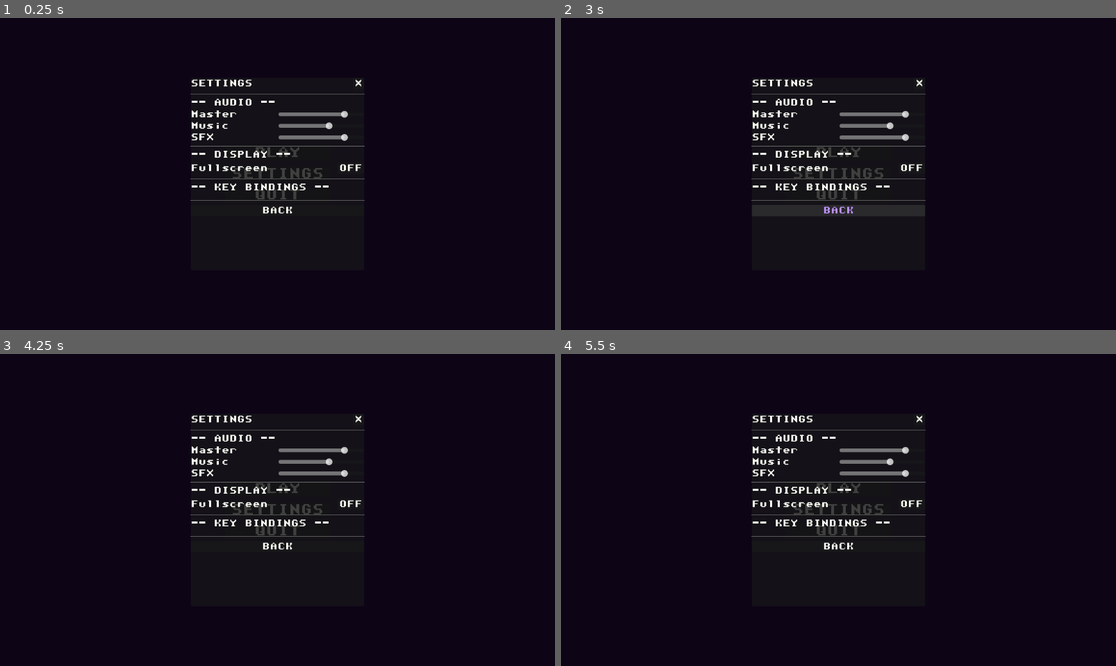
Above: before the commit, frames 1-4 (two rows, left to right).
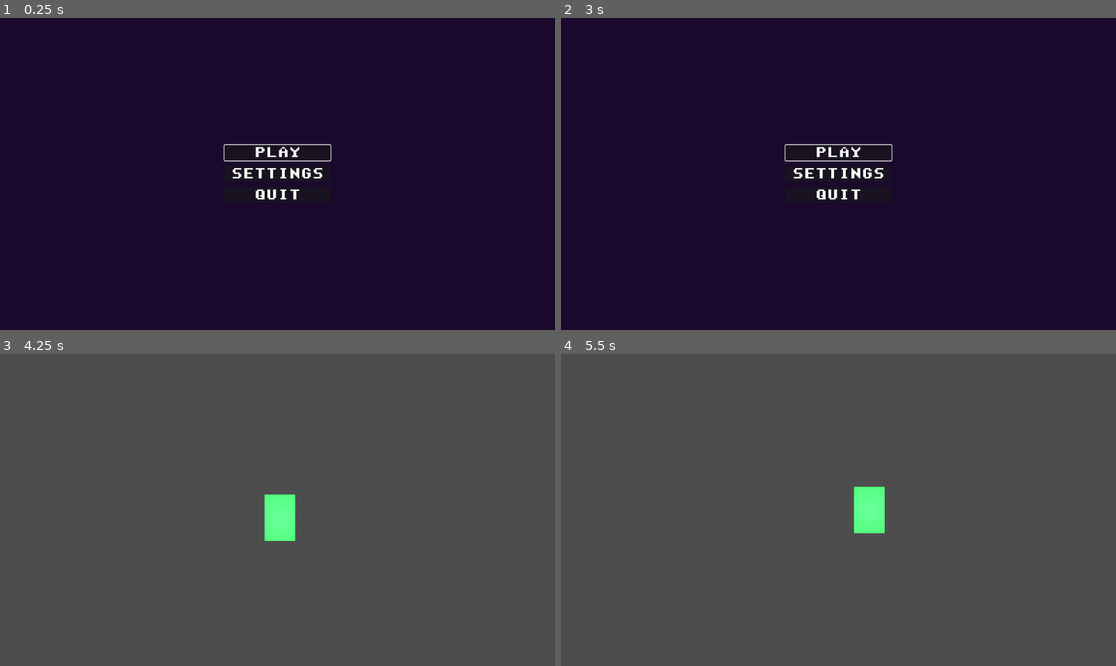
Above: after the commit, the same moments.

Repository: WMsans/top-down-rogue
Game: Godot game, scene res://scenes/ui/main_menu.tscn
Same seed, same stepped clock (60 frames per second), same inputs: the game is played once before the commit and once after it.
Inputs (mouse positions are in pixels of both pictures, inside the frame that each line leads up to):
- Up to frame 1 (0.25 s): no input
- Up to frame 2 (3 s): click "SETTINGS" at 0.5 s; click "X" at 1.25 s; click (910, 167) at 2 s, where only the run before the commit has a clickable "OFF"; click (838, 211) at 2.75 s, where only the run before the commit has a clickable "BACK"
- Up to frame 3 (4.25 s): click "PLAY" at 3.5 s
- Up to frame 4 (5.5 s): click (838, 488) at 4.25 s, where only the run before the commit has a clickable "PLAY"; move the mouse to (960, 494) at 5.02 s; hold D (move_right) from 5.03 s (still down); tap Z at 5.1 s; click (960, 494) at 5.17 s

The runs differ from the first frame. In frame 1, 2.5% of the frame differs, in the area x 34-66%, y 19-63%; in frame 2, 3.6%; in frame 3, 99%, in the area x 0-100%, y 0-100%; in frame 4, 99%.
Error before the commit: Invalid access to property or key 'value_changed' on a base object of type 'null instance'. (res://src/ui/settings_popup.gd:32)
Error after the commit: Cannot call method 'shader_create_from_spirv' on a null value. (res://src/core/compute_device.gd:28)

Commit message:
fix: add unique name access

Diff:
--- a/scenes/ui/main_menu.tscn
+++ b/scenes/ui/main_menu.tscn
@@ -24,7 +24,8 @@
 [node name="TitleSprite" type="Sprite2D" parent="." unique_id=1690448856]
 position = Vector2(576, 200)
 
-[node name="ButtonContainer" type="VBoxContainer" parent="." unique_name_access_owner=true unique_id=245531920]
+[node name="ButtonContainer" type="VBoxContainer" parent="." unique_id=245531920]
+unique_name_in_owner = true
 layout_mode = 1
 anchors_preset = 8
 anchor_left = 0.5
@@ -39,19 +40,25 @@
 grow_vertical = 2
 theme_override_constants/separation = 12
 
-[node name="PlayButton" type="Button" parent="ButtonContainer" unique_name_access_owner=true unique_id=31766559]
+[node name="PlayButton" type="Button" parent="ButtonContainer" unique_id=31766559]
+unique_name_in_owner = true
 layout_mode = 2
 theme_override_font_sizes/font_size = 24
 text = "PLAY"
 
-[node name="SettingsButton" type="Button" parent="ButtonContainer" unique_name_access_owner=true unique_id=405901494]
+[node name="SettingsButton" type="Button" parent="ButtonContainer" unique_id=405901494]
+unique_name_in_owner = true
 layout_mode = 2
 theme_override_font_sizes/font_size = 24
 text = "SETTINGS"
 
-[node name="QuitButton" type="Button" parent="ButtonContainer" unique_name_access_owner=true unique_id=1656175076]
+[node name="QuitButton" type="Button" parent="ButtonContainer" unique_id=1656175076]
+unique_name_in_owner = true
 layout_mode = 2
 theme_override_font_sizes/font_size = 24
 text = "QUIT"
 
-[node name="SettingsPopup" parent="." unique_name_access_owner=true instance=ExtResource("2_sp")]
+[node name="SettingsPopup" parent="." unique_id=1236389963 instance=ExtResource("2_sp")]
+unique_name_in_owner = true
+visible = false
+layout_mode = 1
--- a/scenes/ui/pause_menu.tscn
+++ b/scenes/ui/pause_menu.tscn
@@ -1,15 +1,15 @@
-[gd_scene load_steps=3 format=3 uid="uid://dc5am8wxl3knp"]
+[gd_scene format=3 uid="uid://dc5am8wxl3knp"]
 
-[ext_resource type="Script" path="res://src/ui/pause_menu.gd" id="1_pm"]
+[ext_resource type="Script" uid="uid://t5e7r8fmedxh" path="res://src/ui/pause_menu.gd" id="1_pm"]
 [ext_resource type="PackedScene" uid="uid://bqx7kc3no7exp" path="res://scenes/ui/settings_popup.tscn" id="2_sp"]
 
-[node name="PauseMenu" type="CanvasLayer"]
+[node name="PauseMenu" type="CanvasLayer" unique_id=2013037450]
+process_mode = 3
 layer = 10
-process_mode = 3
 script = ExtResource("1_pm")
 
-[node name="PausePanel" type="Control" parent="."]
-unique_name_access_owner = true
+[node name="PausePanel" type="Control" parent="." unique_id=166618561]
+unique_name_in_owner = true
 layout_mode = 3
 anchors_preset = 15
 anchor_right = 1.0
@@ -17,7 +17,7 @@
 grow_horizontal = 2
 grow_vertical = 2
 
-[node name="Dimmer" type="ColorRect" parent="PausePanel"]
+[node name="Dimmer" type="ColorRect" parent="PausePanel" unique_id=10712110]
 layout_mode = 1
 anchors_preset = 15
 anchor_right = 1.0
@@ -26,7 +26,7 @@
 grow_vertical = 2
 color = Color(0, 0, 0, 0.5)
 
-[node name="CenterContainer" type="CenterContainer" parent="PausePanel"]
+[node name="CenterContainer" type="CenterContainer" parent="PausePanel" unique_id=50804748]
 layout_mode = 1
 anchors_preset = 15
 anchor_right = 1.0
@@ -34,46 +34,41 @@
 grow_horizontal = 2
 grow_vertical = 2
 
-[node name="VBoxContainer" type="VBoxContainer" parent="PausePanel/CenterContainer"]
+[node name="VBoxContainer" type="VBoxContainer" parent="PausePanel/CenterContainer" unique_id=392039906]
 layout_mode = 2
 theme_override_constants/separation = 12
 
-[node name="PausedLabel" type="Label" parent="PausePanel/CenterContainer/VBoxContainer"]
+[node name="PausedLabel" type="Label" parent="PausePanel/CenterContainer/VBoxContainer" unique_id=970009467]
 layout_mode = 2
 text = "PAUSED"
 horizontal_alignment = 1
 
-[node name="ResumeButton" type="Button" parent="PausePanel/CenterContainer/VBoxContainer"]
-unique_name_access_owner = true
+[node name="ResumeButton" type="Button" parent="PausePanel/CenterContainer/VBoxContainer" unique_id=1663117715]
+unique_name_in_owner = true
 layout_mode = 2
 text = "RESUME"
 
-[node name="SettingsButton" type="Button" parent="PausePanel/CenterContainer/VBoxContainer"]
-unique_name_access_owner = true
+[node name="SettingsButton" type="Button" parent="PausePanel/CenterContainer/VBoxContainer" unique_id=79359953]
+unique_name_in_owner = true
 layout_mode = 2
 text = "SETTINGS"
 
-[node name="MainMenuButton" type="Button" parent="PausePanel/CenterContainer/VBoxContainer"]
-unique_name_access_owner = true
+[node name="MainMenuButton" type="Button" parent="PausePanel/CenterContainer/VBoxContainer" unique_id=773685461]
+unique_name_in_owner = true
 layout_mode = 2
 text = "MAIN MENU"
 
-[node name="SettingsPopup" parent="."]
-unique_name_access_owner = true
-instance = ExtResource("2_sp")
+[node name="ConfirmationPanel" type="Control" parent="." unique_id=611653628]
+unique_name_in_owner = true
 visible = false
-
-[node name="ConfirmationPanel" type="Control" parent="."]
-unique_name_access_owner = true
 layout_mode = 3
 anchors_preset = 15
 anchor_right = 1.0
 anchor_bottom = 1.0
 grow_horizontal = 2
 grow_vertical = 2
-visible = false
 
-[node name="ConfirmationDimmer" type="ColorRect" parent="ConfirmationPanel"]
+[node name="ConfirmationDimmer" type="ColorRect" parent="ConfirmationPanel" unique_id=673516490]
 layout_mode = 1
 anchors_preset = 15
 anchor_right = 1.0
@@ -82,7 +77,7 @@
 grow_vertical = 2
 color = Color(0, 0, 0, 0.3)
 
-[node name="ConfirmationBox" type="PanelContainer" parent="ConfirmationPanel"]
+[node name="ConfirmationBox" type="PanelContainer" parent="ConfirmationPanel" unique_id=1378624481]
 layout_mode = 1
 anchors_preset = 8
 anchor_left = 0.5
@@ -96,28 +91,32 @@
 grow_horizontal = 2
 grow_vertical = 2
 
-[node name="VBoxContainer" type="VBoxContainer" parent="ConfirmationPanel/ConfirmationBox"]
+[node name="VBoxContainer" type="VBoxContainer" parent="ConfirmationPanel/ConfirmationBox" unique_id=1411021126]
 layout_mode = 2
 theme_override_constants/separation = 8
 
-[node name="MessageLabel" type="Label" parent="ConfirmationPanel/ConfirmationBox/VBoxContainer"]
+[node name="MessageLabel" type="Label" parent="ConfirmationPanel/ConfirmationBox/VBoxContainer" unique_id=2094664480]
 layout_mode = 2
 text = "Quit to main menu?
 All progress will be lost!"
 horizontal_alignment = 1
 
-[node name="HBoxContainer" type="HBoxContainer" parent="ConfirmationPanel/ConfirmationBox/VBoxContainer"]
+[node name="HBoxContainer" type="HBoxContainer" parent="ConfirmationPanel/ConfirmationBox/VBoxContainer" unique_id=535091930]
 layout_mode = 2
 theme_override_constants/separation = 16
 
-[node name="ConfirmYesButton" type="Button" parent="ConfirmationPanel/ConfirmationBox/VBoxContainer/HBoxContainer"]
-unique_name_access_owner = true
+[node name="ConfirmYesButton" type="Button" parent="ConfirmationPanel/ConfirmationBox/VBoxContainer/HBoxContainer" unique_id=719617688]
+unique_name_in_owner = true
 layout_mode = 2
 size_flags_horizontal = 3
 text = "YES"
 
-[node name="ConfirmNoButton" type="Button" parent="ConfirmationPanel/ConfirmationBox/VBoxContainer/HBoxContainer"]
-unique_name_access_owner = true
+[node name="ConfirmNoButton" type="Button" parent="ConfirmationPanel/ConfirmationBox/VBoxContainer/HBoxContainer" unique_id=701220310]
+unique_name_in_owner = true
 layout_mode = 2
 size_flags_horizontal = 3
 text = "NO"
+
+[node name="SettingsPopup" parent="." unique_id=2084564084 instance=ExtResource("2_sp")]
+unique_name_in_owner = true
+visible = false
--- a/scenes/ui/settings_popup.tscn
+++ b/scenes/ui/settings_popup.tscn
@@ -1,8 +1,8 @@
-[gd_scene load_steps=2 format=3 uid="uid://bqx7kc3no7exp"]
+[gd_scene format=3 uid="uid://bqx7kc3no7exp"]
 
-[ext_resource type="Script" path="res://src/ui/settings_popup.gd" id="1_spop"]
+[ext_resource type="Script" uid="uid://cpglgbhkf8uoj" path="res://src/ui/settings_popup.gd" id="1_spop"]
 
-[node name="SettingsPopup" type="Control"]
+[node name="SettingsPopup" type="Control" unique_id=2084564084]
 layout_mode = 3
 anchors_preset = 15
 anchor_right = 1.0
@@ -11,7 +11,7 @@
 grow_vertical = 2
 script = ExtResource("1_spop")
 
-[node name="Dimmer" type="ColorRect" parent="."]
+[node name="Dimmer" type="ColorRect" parent="." unique_id=157354697]
 layout_mode = 1
 anchors_preset = 15
 anchor_right = 1.0
@@ -19,9 +19,8 @@
 grow_horizontal = 2
 grow_vertical = 2
 color = Color(0, 0, 0, 0.5)
-mouse_filter = 0
 
-[node name="Panel" type="PanelContainer" parent="."]
+[node name="Panel" type="PanelContainer" parent="." unique_id=801711261]
 layout_mode = 1
 anchors_preset = 8
 anchor_left = 0.5
@@ -35,113 +34,107 @@
 grow_horizontal = 2
 grow_vertical = 2
 
-[node name="VBoxContainer" type="VBoxContainer" parent="Panel"]
+[node name="VBoxContainer" type="VBoxContainer" parent="Panel" unique_id=218460684]
 layout_mode = 2
 theme_override_constants/separation = 8
 
-[node name="Header" type="HBoxContainer" parent="Panel/VBoxContainer"]
+[node name="Header" type="HBoxContainer" parent="Panel/VBoxContainer" unique_id=678391507]
 layout_mode = 2
 
-[node name="TitleLabel" type="Label" parent="Panel/VBoxContainer/Header"]
+[node name="TitleLabel" type="Label" parent="Panel/VBoxContainer/Header" unique_id=1980809056]
 layout_mode = 2
 size_flags_horizontal = 3
 text = "SETTINGS"
 
-[node name="CloseButton" type="Button" parent="Panel/VBoxContainer/Header"]
-unique_name_access_owner = true
+[node name="CloseButton" type="Button" parent="Panel/VBoxContainer/Header" unique_id=192912221]
+unique_name_in_owner = true
 layout_mode = 2
 text = "X"
 
-[node name="HSeparator" type="HSeparator" parent="Panel/VBoxContainer"]
+[node name="HSeparator" type="HSeparator" parent="Panel/VBoxContainer" unique_id=396721921]
 layout_mode = 2
 
-[node name="AudioLabel" type="Label" parent="Panel/VBoxContainer"]
+[node name="AudioLabel" type="Label" parent="Panel/VBoxContainer" unique_id=594144588]
 layout_mode = 2
 text = "-- AUDIO --"
 
-[node name="MasterRow" type="HBoxContainer" parent="Panel/VBoxContainer"]
+[node name="MasterRow" type="HBoxContainer" parent="Panel/VBoxContainer" unique_id=1174509552]
 layout_mode = 2
 
-[node name="MasterLabel" type="Label" parent="Panel/VBoxContainer/MasterRow"]
+[node name="MasterLabel" type="Label" parent="Panel/VBoxContainer/MasterRow" unique_id=547856054]
 layout_mode = 2
 size_flags_horizontal = 3
 text = "Master"
 
-[node name="MasterSlider" type="HSlider" parent="Panel/VBoxContainer/MasterRow"]
-unique_name_access_owner = true
+[node name="MasterSlider" type="HSlider" parent="Panel/VBoxContainer/MasterRow" unique_id=1591464521]
+unique_name_in_owner = true
 layout_mode = 2
 size_flags_horizontal = 3
-min_value = 0.0
-max_value = 100.0
 value = 80.0
 
-[node name="MusicRow" type="HBoxContainer" parent="Panel/VBoxContainer"]
+[node name="MusicRow" type="HBoxContainer" parent="Panel/VBoxContainer" unique_id=1285745546]
 layout_mode = 2
 
-[node name="MusicLabel" type="Label" parent="Panel/VBoxContainer/MusicRow"]
+[node name="MusicLabel" type="Label" parent="Panel/VBoxContainer/MusicRow" unique_id=1217125006]
 layout_mode = 2
 size_flags_horizontal = 3
 text = "Music"
 
-[node name="MusicSlider" type="HSlider" parent="Panel/VBoxContainer/MusicRow"]
-unique_name_access_owner = true
+[node name="MusicSlider" type="HSlider" parent="Panel/VBoxContainer/MusicRow" unique_id=738429253]
+unique_name_in_owner = true
 layout_mode = 2
 size_flags_horizontal = 3
-min_value = 0.0
-max_value = 100.0
 value = 60.0
 
-[node name="SfxRow" type="HBoxContainer" parent="Panel/VBoxContainer"]
+[node name="SfxRow" type="HBoxContainer" parent="Panel/VBoxContainer" unique_id=2037675328]
 layout_mode = 2
 
-[node name="SfxLabel" type="Label" parent="Panel/VBoxContainer/SfxRow"]
+[node name="SfxLabel" type="Label" parent="Panel/VBoxContainer/SfxRow" unique_id=131120454]
 layout_mode = 2
 size_flags_horizontal = 3
 text = "SFX"
 
-[node name="SfxSlider" type="HSlider" parent="Panel/VBoxContainer/SfxRow"]
-unique_name_access_owner = true
+[node name="SfxSlider" type="HSlider" parent="Panel/VBoxContainer/SfxRow" unique_id=993557038]
+unique_name_in_owner = true
 layout_mode = 2
 size_flags_horizontal = 3
-min_value = 0.0
-max_value = 100.0
 value = 80.0
 
-[node name="HSeparator2" type="HSeparator" parent="Panel/VBoxContainer"]
+[node name="HSeparator2" type="HSeparator" parent="Panel/VBoxContainer" unique_id=1600183954]
 layout_mode = 2
 
-[node name="DisplayLabel" type="Label" parent="Panel/VBoxContainer"]
+[node name="DisplayLabel" type="Label" parent="Panel/VBoxContainer" unique_id=1645057361]
 layout_mode = 2
 text = "-- DISPLAY --"
 
-[node name="FullscreenRow" type="HBoxContainer" parent="Panel/VBoxContainer"]
+[node name="FullscreenRow" type="HBoxContainer" parent="Panel/VBoxContainer" unique_id=2088036721]
 layout_mode = 2
 
-[node name="FullscreenLabel" type="Label" parent="Panel/VBoxContainer/FullscreenRow"]
+[node name="FullscreenLabel" type="Label" parent="Panel/VBoxContainer/FullscreenRow" unique_id=519357644]
 layout_mode = 2
 size_flags_horizontal = 3
 text = "Fullscreen"
 
-[node name="FullscreenButton" type="Button" parent="Panel/VBoxContainer/FullscreenRow"]
-unique_name_access_owner = true
+[node name="FullscreenButton" type="Button" parent="Panel/VBoxContainer/FullscreenRow" unique_id=371826267]
+unique_name_in_owner = true
 layout_mode = 2
 text = "OFF"
 
-[node name="HSeparator3" type="HSeparator" parent="Panel/VBoxContainer"]
+[node name="HSeparator3" type="HSeparator" parent="Panel/VBoxContainer" unique_id=1814592564]
 layout_mode = 2
 
-[node name="KeysLabel" type="Label" parent="Panel/VBoxContainer"]
+[node name="KeysLabel" type="Label" parent="Panel/VBoxContainer" unique_id=766295084]
 layout_mode = 2
 text = "-- KEY BINDINGS --"
 
-[node name="KeyBindingsContainer" type="VBoxContainer" parent="Panel/VBoxContainer"]
-unique_name_access_owner = true
+[node name="KeyBindingsContainer" type="VBoxContainer" parent="Panel/VBoxContainer" unique_id=620256646]
+unique_name_in_owner = true
 layout_mode = 2
 
-[node name="HSeparator4" type="HSeparator" parent="Panel/VBoxContainer"]
+[node name="HSeparator4" type="HSeparator" parent="Panel/VBoxContainer" unique_id=1679872322]
 layout_mode = 2
 
-[node name="BackButton" type="Button" parent="Panel/VBoxContainer"]
-unique_name_access_owner = true
+[node name="BackButton" type="Button" parent="Panel/VBoxContainer" unique_id=2129918357]
+unique_name_in_owner = true
 layout_mode = 2
 text = "BACK"
Not shown: 1 places in scenes/ui/main_menu.tscn that only renumber resources
